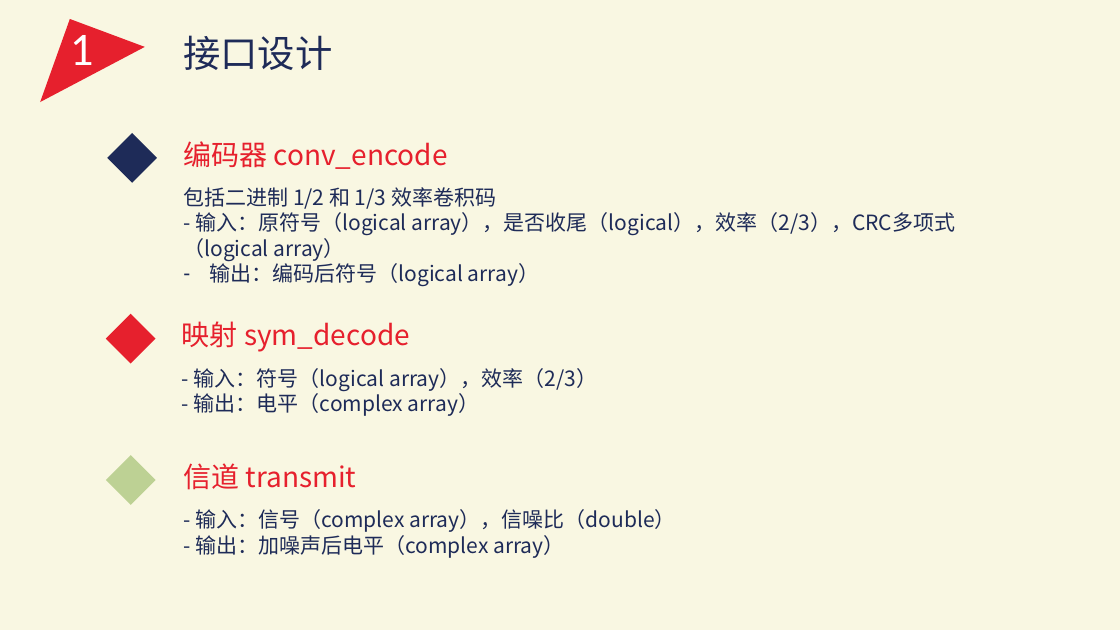
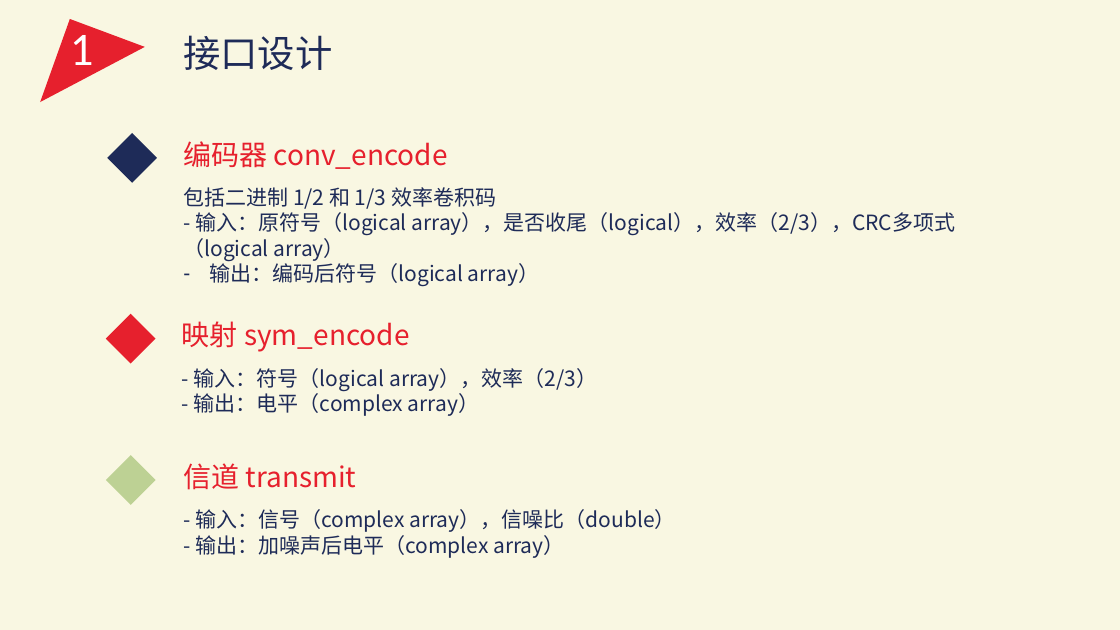
Before and after one commit to IntroductionOfCoding2015/convolutional-coding, a slide deck: slide 4 of 课堂展示.pptx. Drawn at 1120x630 pixels with LibreOffice and Linux fonts; fonts in the diff are those of the drawing. Boxes give left, top, right and bottom in pixels: in the first picture for what was removed or moved away, otherwise in the second. Text is boxed around its words. In the diff, an @@ line names an element or a change of style, - is before the commit and + after.

Commit message:
ppt

```diff
--- a/课堂展示.pptx
+++ b/课堂展示.pptx
@@ text at (182,321,409,352): text changed @@
-映射 sym_decode
+映射 sym_encode
```
